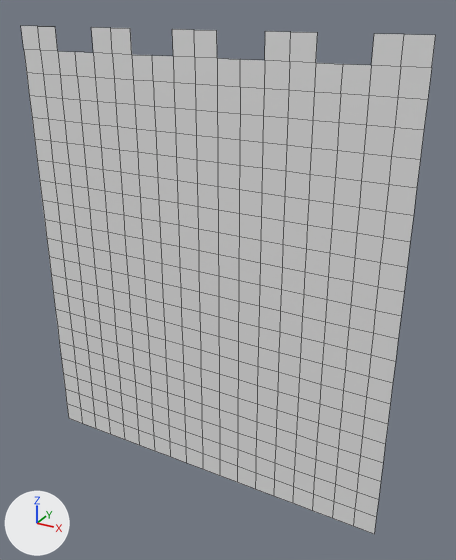
Two versions of the OBJ model MardukGame/Assets/Tiled2Unity/Meshes/CourtyardChunk5.obj, one commit apart.
Camera for both pictures: a 50 mm lens placed at (-25.0, -1412.0, -643.0), pointed at (-825.0, 42.0, -1370.0). The axes (+X, +Y, +Z) are drawn at lower left. The lights are the same throughout. Mesh edges are drawn as thin lines. Where no turn or scale is listed for an object, it has been applied to the vertices.

In view in the first picture: 'CourtyardChunk5'.
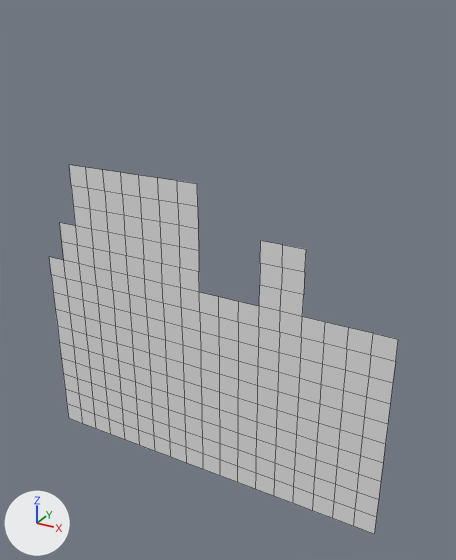
The change, as a diff of the scene's bpy script:
```diff
--- a/MardukGame/Assets/Tiled2Unity/Meshes/CourtyardChunk5.obj.py
+++ b/MardukGame/Assets/Tiled2Unity/Meshes/CourtyardChunk5.obj.py
@@ me_courtyardchunk5 @@
 # used by ob_courtyardchunk5; location = (0.0, 0.0, 0.0)
-me_courtyardchunk5.from_pydata(...)  # 414 vertices, 370 faces; spans x -1472.0..-320.0, y 0.0, z -2048.0..-704.0
+me_courtyardchunk5.from_pydata(...)  # 260 vertices, 223 faces; spans x -1472.0..-320.0, y 0.0, z -2048.0..-1088.0
+# me_courtyardchunk5 part 1
+# 154 vertices are removed from x -1472.0..-320.0, y 0.0, z -1344.0..-704.0
+# 147 faces are deleted
```

Location of each change, (x1, y1, x2, y2) in pixels of the pictures (456 x 560 px):
'CourtyardChunk5', reshaped (16% narrower, 27% shorter): before (21, 26, 436, 534); after (49, 165, 398, 534)
part 1 of me_courtyardchunk5, deleted: before (21, 26, 436, 339)
